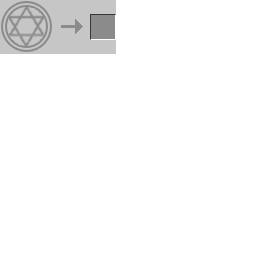
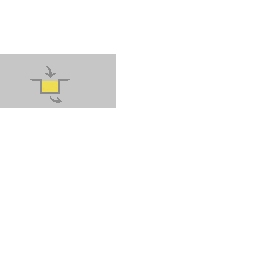
Two versions of the same layered image (256×256). Layer-by-layer changes:
added group "炼金溶解" with 2 layers above "炼金嬗变" over (x1=0, y1=54, x2=116, y2=108)
added layer "图层 1" in group "炼金溶解" over (x1=30, y1=66, x2=70, y2=103)
added layer "recipetemplateinfusion 副本" in group "炼金溶解" over (x1=0, y1=54, x2=116, y2=108)
moved "图层 4 副本" into group "炼金嬗变" over (x1=8, y1=7, x2=44, y2=46)
moved "recipetemplateinfusion" into group "炼金嬗变" over (x1=0, y1=0, x2=116, y2=54)
